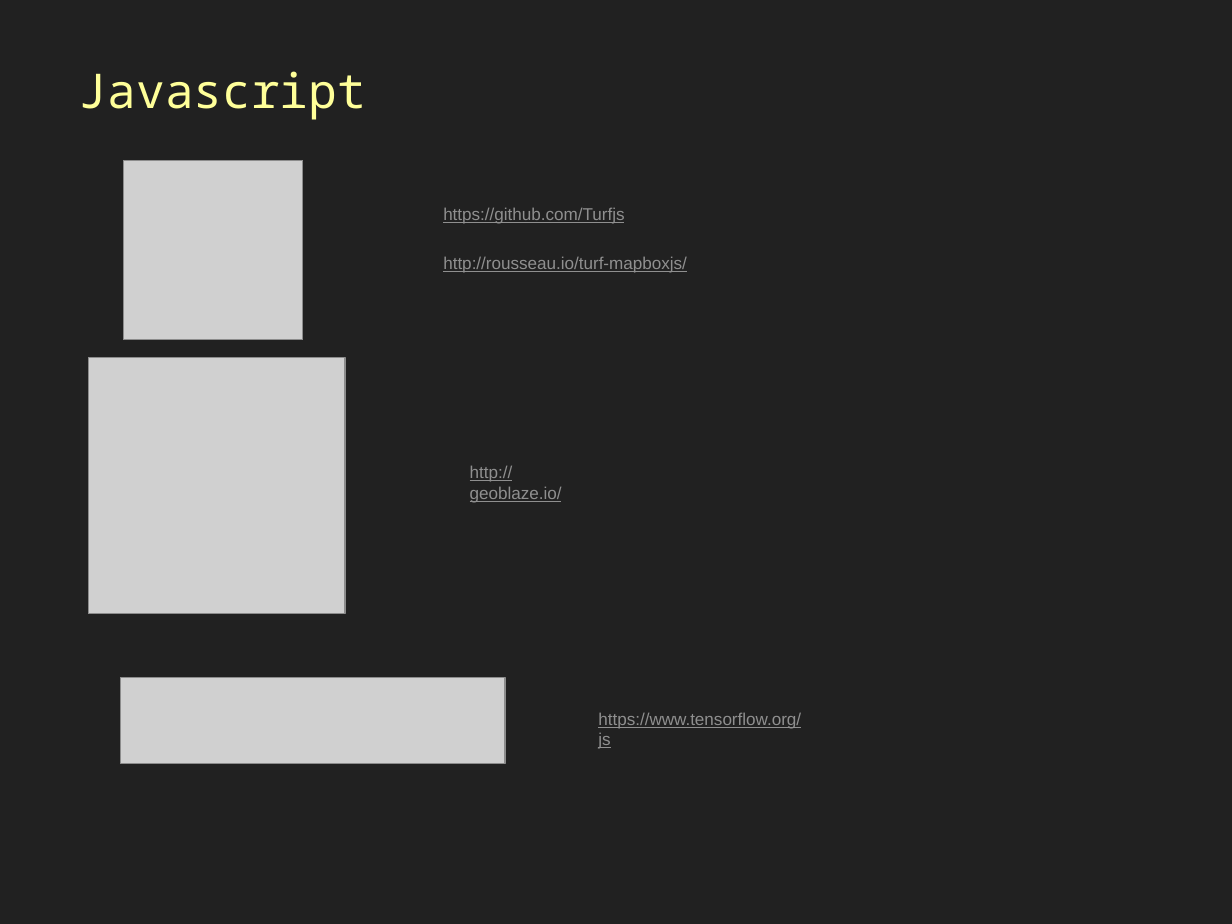
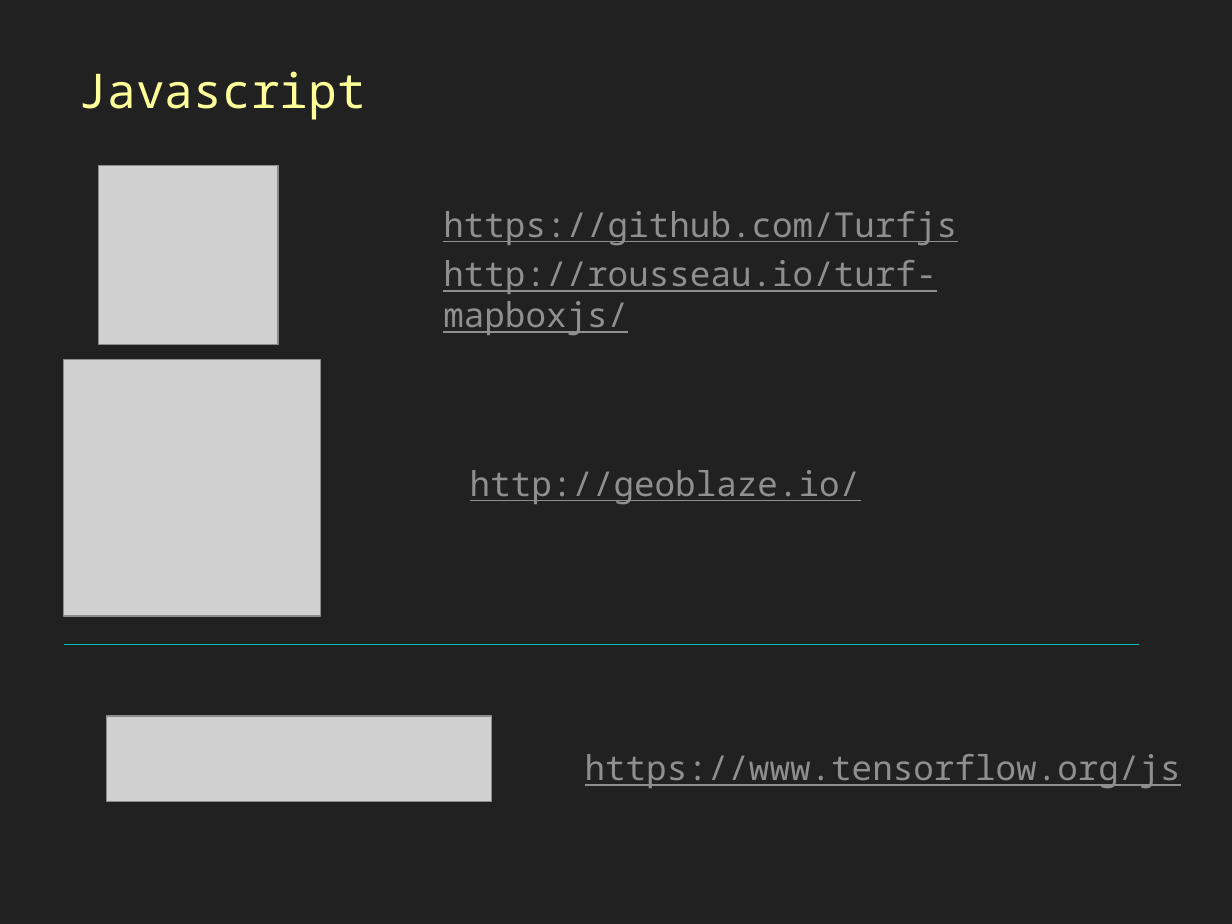
Before and after one commit to gis-master-m2/m2-geoweb, a slide deck: slide 7 of docs/presentacion/Mallas-algoritmos-js.pptx (slide 9 before the commit). Drawn at 1232x924 pixels with LibreOffice and Linux fonts; fonts in the diff are those of the drawing; grey boxes stand for pictures. Boxes give left, top, right and bottom in pixels: in the first picture for what was removed or moved away, otherwise in the second. Text is boxed around its words. In the diff, an @@ line names an element or a change of style, - is before the commit and + after.

```diff
--- a/docs/presentacion/Mallas-algoritmos-js.pptx
+++ b/docs/presentacion/Mallas-algoritmos-js.pptx
@@ picture: place and size @@
-picture at <box>123,160,303,340</box>
+picture at <box>99,165,278,345</box>
@@ picture: place and size @@
-picture at <box>89,357,345,614</box>
+picture at <box>64,360,320,616</box>
@@ line added from (64, 644) to (1138, 644), #00C2B7 0.75 pt @@
@@ picture: place and size @@
-picture at <box>121,678,505,764</box>
+picture at <box>106,716,490,802</box>
@@ size 10 to 20 pt, font Arial to Noto Sans Mono in 4 elements at <box>443,260,936,335</box>, <box>470,470,860,504</box>, <box>443,211,957,245</box>, <box>585,754,1181,789</box> @@
@@ text "https://www.tensorflow.org/js": place and size @@
-text "https://www.tensorflow.org/js" at <box>598,712,801,749</box>
+text "https://www.tensorflow.org/js" at <box>585,754,1181,789</box>
```
Also in this commit, not shown: 5 other slides changed, 4 slides added, 4 slides removed, 1 other file.
